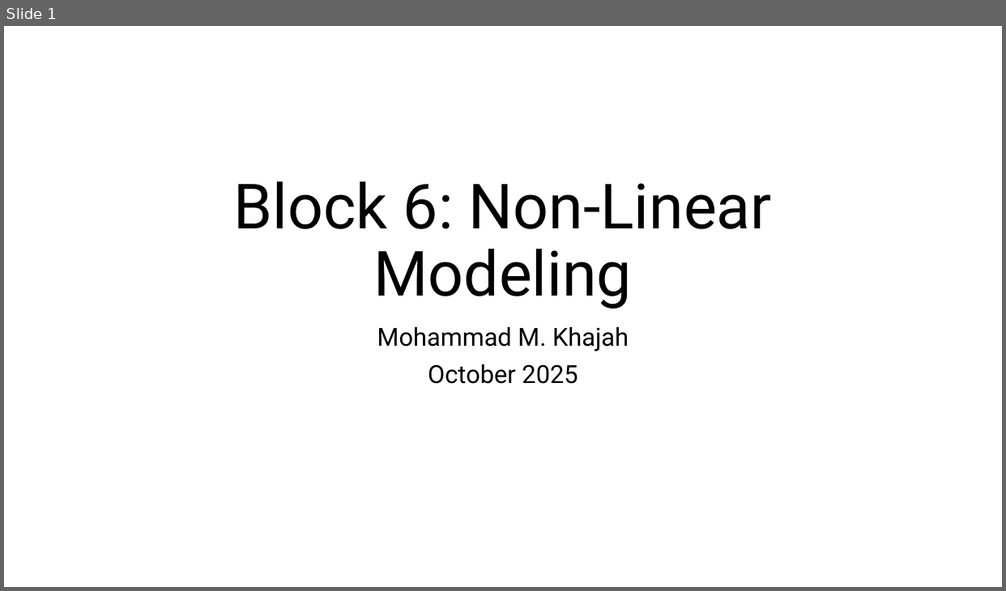
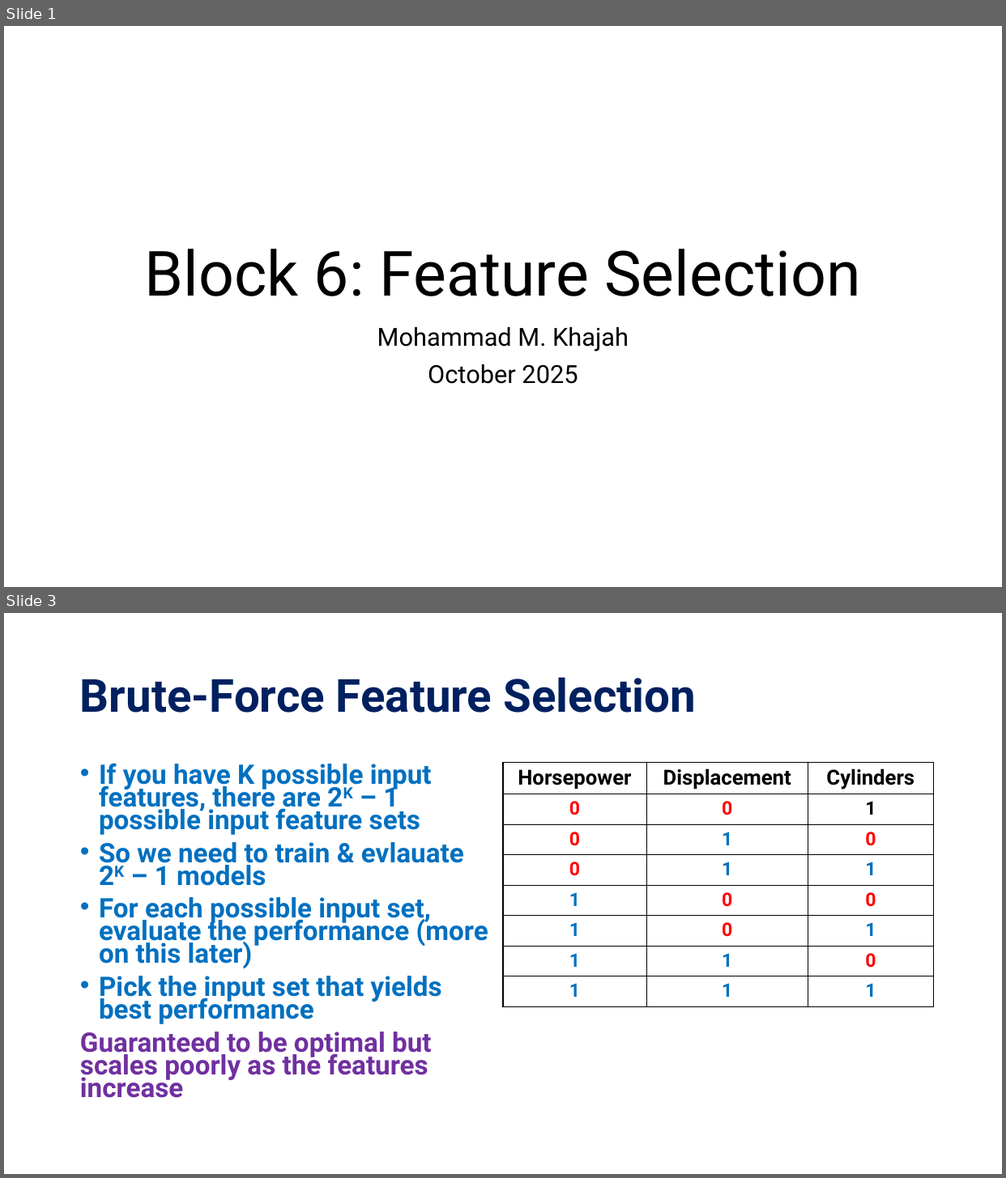
Before and after one commit to KISRDevelopment/python-ml-2025, a slide deck: slides/block6.pptx. Shown one above the other, each under a label of ours: slide 1 before the commit, slides 1 and 3 after it; the slides between them are not shown. The pictures are 1006x591 and 1006x1178 pixels, drawn with LibreOffice and Linux fonts; fonts in the diff are those of the drawing. Boxes give left, top, right and bottom in pixels: in the first picture for what was removed or moved away, otherwise in the second. Text is boxed around its words. In the diff, an @@ line names an element or a change of style, - is before the commit and + after.

Commit message:
add slides for block 6

```diff
--- a/slides/block6.pptx
+++ b/slides/block6.pptx
@@ slide 3 added at [4,613,1002,1174], background #FFFFFF @@
@@ title added at [80,677,696,713], 44 pt, text #002060, bold @@
+Brute-Force Feature Selection
@@ text added at [80,763,488,1098], 25.9 pt, text #0070C0, bold @@
+• If you have K possible input features, there are 2K – 1 possible input feature sets
+• So we need to train & evlauate 2K – 1 models
+• For each possible input set, evaluate the performance (more on this later)
+• Pick the input set that yields best performance
+Guaranteed to be optimal but scales poorly as the features increase
@@ table added at [503,763,934,1007], 8 rows, 3 columns @@
+Horsepower | Displacement | Cylinders
+0 | 0 | 1
+0 | 1 | 0
+0 | 1 | 1
+1 | 0 | 0
+1 | 0 | 1
+1 | 1 | 0
+1 | 1 | 1
@@ slide 1 changed as well @@
@@ title at [145,249,861,297]: text changed @@
-Block 6: Non-Linear Modeling
+Block 6: Feature Selection
```
Also in this commit, not shown: 1 other slide changed, 9 other slides added, 4 slides removed, 2 other files.
